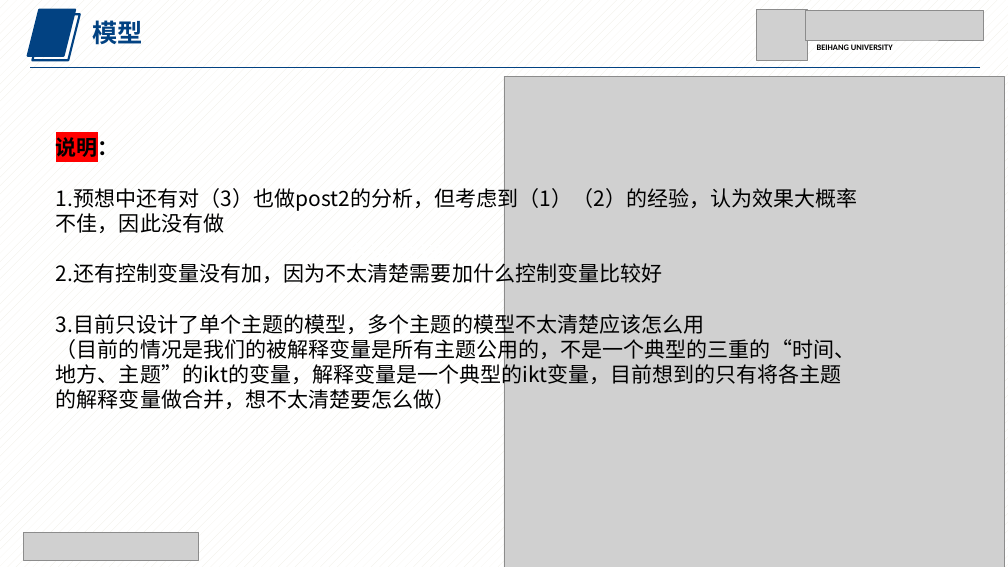
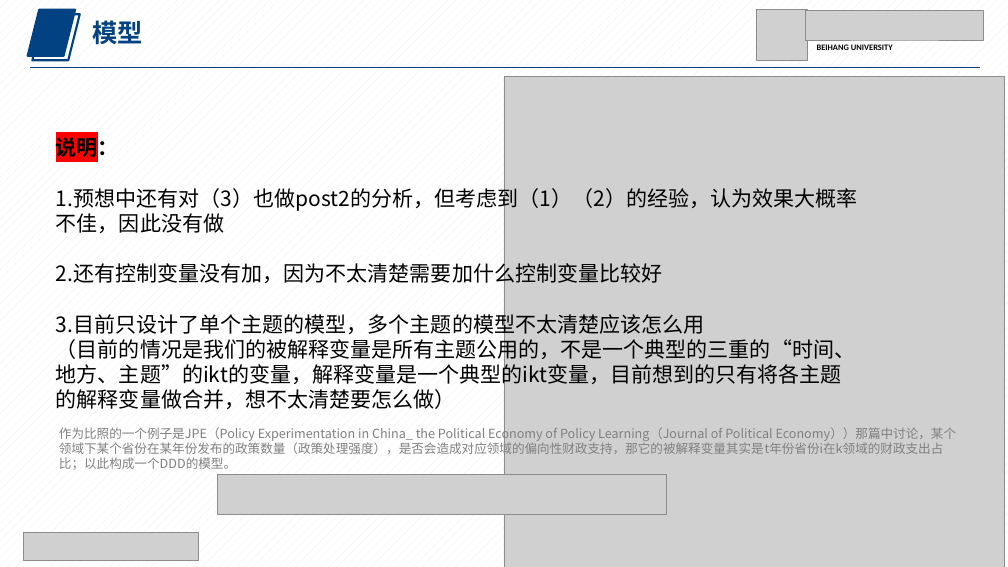
Before and after one commit to ccccchaoo/policy-diffusion, a slide deck: slide 5 of did测试/内容汇报1014.pptx. Drawn at 1008x567 pixels with LibreOffice and Linux fonts; fonts in the diff are those of the drawing; grey boxes stand for pictures. Boxes give left, top, right and bottom in pixels: in the first picture for what was removed or moved away, otherwise in the second. Text is boxed around its words. In the diff, an @@ line names an element or a change of style, - is before the commit and + after.

```diff
--- a/did测试/内容汇报1014.pptx
+++ b/did测试/内容汇报1014.pptx
@@ text added at (59,425,957,470), 12 pt, text #808080 @@
+作为比照的一个例子是JPE（Policy Experimentation in China_ the Political Economy of Policy Learning（Journal of Political Economy））那篇中讨论，某个领域下某个省份在某年份发布的政策数量（政策处理强度），是否会造成对应领域的偏向性财政支持，那它的被解释变量其实是t年份省份i在k领域的财政支出占比；以此构成一个DDD的模型。
@@ picture added at (217,475,666,515) @@
```
Also in this commit, not shown: 4 other slides changed.
